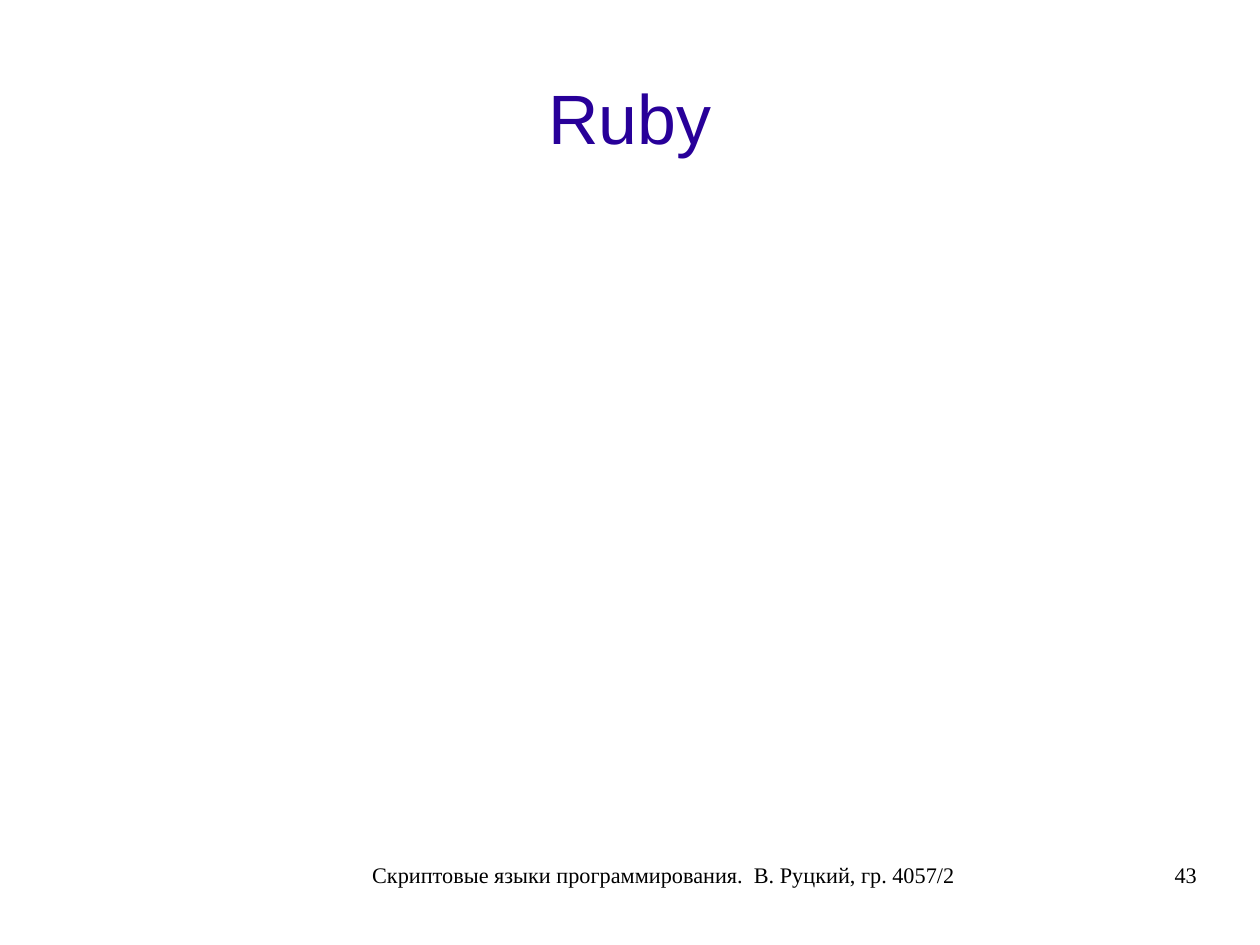
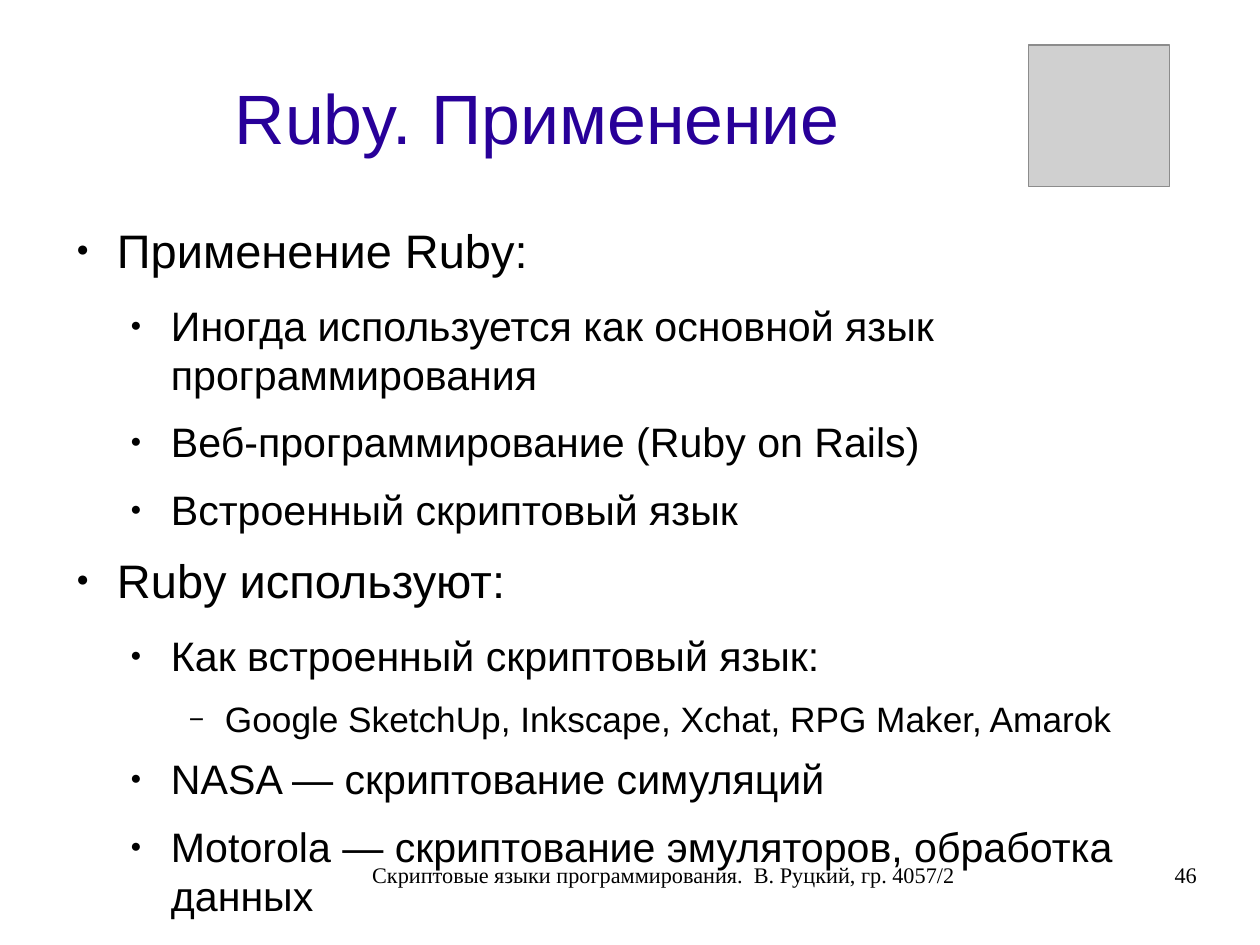
Before and after one commit to rutsky/semester07, a slide deck: slide 46 of Operation_systems/scripting_languages/40572_Rutsky_Scripting_languages.odp (slide 43 before the commit). Drawn at 1260x945 pixels with LibreOffice and Linux fonts; fonts in the diff are those of the drawing; grey boxes stand for pictures. Boxes give left, top, right and bottom in pixels: in the first picture for what was removed or moved away, otherwise in the second. Text is boxed around its words. In the diff, an @@ line names an element or a change of style, - is before the commit and + after.

Commit message:
Scripting languages presentation: Ruby part.

```diff
--- a/Operation_systems/scripting_languages/40572_Rutsky_Scripting_languages.odp
+++ b/Operation_systems/scripting_languages/40572_Rutsky_Scripting_languages.odp
@@ picture added at bbox=[1029, 45, 1171, 186] @@
@@ title at bbox=[235, 93, 840, 157]: text changed @@
-Ruby
+Ruby. Применение
@@ text added at bbox=[117, 234, 1112, 870], 25.9 pt, text #000000 @@
+● Применение Ruby:
+  ● Иногда используется как основной язык программирования
+  ● Веб-программирование (Ruby on Rails)
+  ● Встроенный скриптовый язык
+● Ruby используют:
+  ● Как встроенный скриптовый язык:
+    − Google SketchUp, Inkscape, Xchat, RPG Maker, Amarok
+  ● NASA — скриптование симуляций
+  ● Motorola — скриптование эмуляторов, обработка данных
@@ page number at bbox=[1175, 868, 1197, 884]: text changed @@
-43
+46
```
Also in this commit, not shown: 3 other slides changed, 3 slides added.
